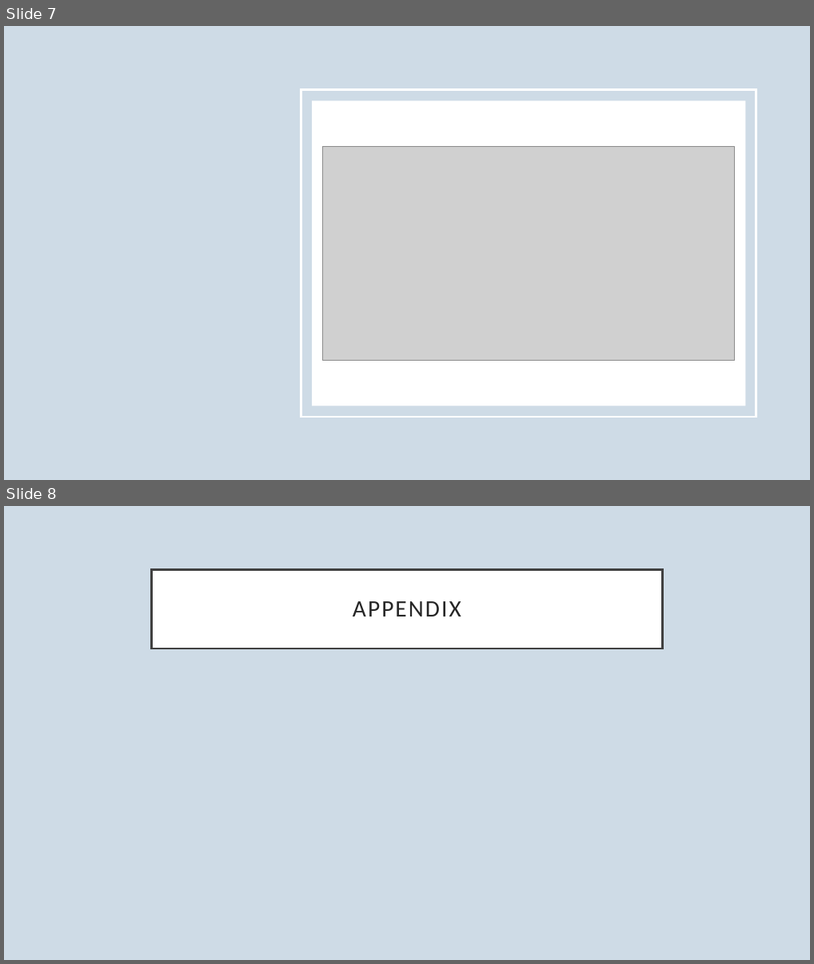
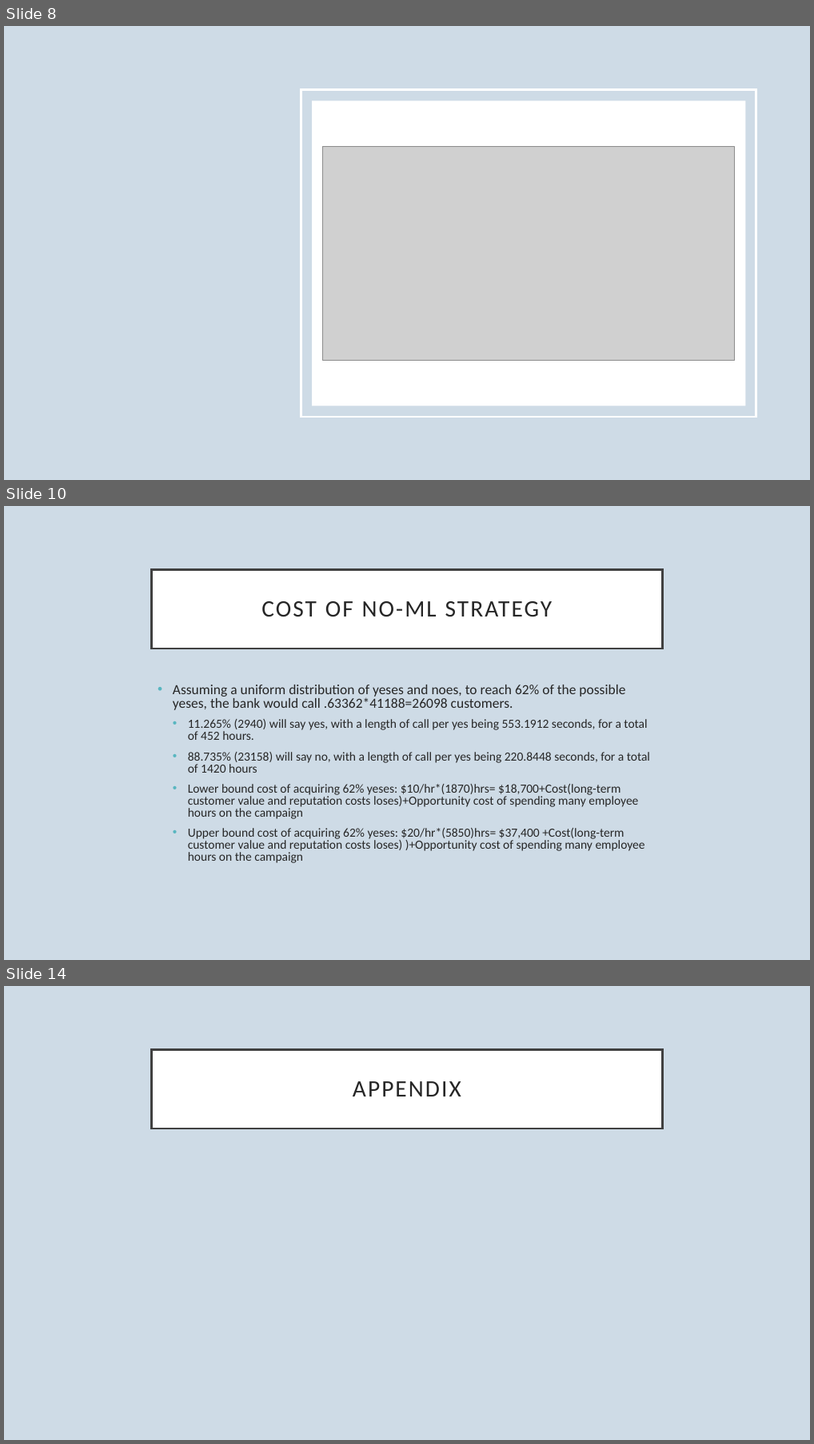
Before and after one commit to dapopov-st/bank-marketing-predicting-term-deposit-subscription, a slide deck: BankMarketing.pptx. Shown one above the other, each under a label of ours: slides 7 and 8 before the commit, slides 8, 10 and 14 after it; the slides between them are not shown. The pictures are 814x964 and 814x1444 pixels, drawn with LibreOffice and Linux fonts; fonts in the diff are those of the drawing; grey boxes stand for pictures. Boxes give left, top, right and bottom in pixels: in the first picture for what was removed or moved away, otherwise in the second. Text is boxed around its words. In the diff, an @@ line names an element or a change of style, - is before the commit and + after.

```diff
--- a/BankMarketing.pptx
+++ b/BankMarketing.pptx
@@ slide 10 added at [4, 506, 810, 960], background #CEDBE6 @@
@@ title added at [152, 569, 662, 648], fill #FFFFFF, outline #404040 2.5 pt, 28 pt, text #262626 @@
+COST OF NO-ML STRATEGY
@@ text added at [173, 684, 650, 863], 14.8 pt, text #262626 @@
+• Assuming a uniform distribution of yeses and noes, to reach 62% of the possible yeses, the bank would call .63362*41188=26098 customers.
+  • 11.265% (2940) will say yes, with a length of call per yes being 553.1912 seconds, for a total of 452 hours.
+  • 88.735% (23158) will say no, with a length of call per yes being 220.8448 seconds, for a total of 1420 hours
+  • Lower bound cost of acquiring 62% yeses: $10/hr*(1870)hrs= $18,700+Cost(long-term customer value and reputation costs loses)+Opportunity cost of spending many employee hours on the campaign
+  • Upper bound cost of acquiring 62% yeses: $20/hr*(5850)hrs= $37,400 +Cost(long-term customer value and reputation costs loses) )+Opportunity cost of spending many employee hours on the campaign
@@ what was slide 7 is now slide 8 @@
@@ what was slide 8 is now slide 14 @@
```
Also in this commit, not shown: 5 slides changed, 16 other slides added, 1 slide removed, 1 other file.
